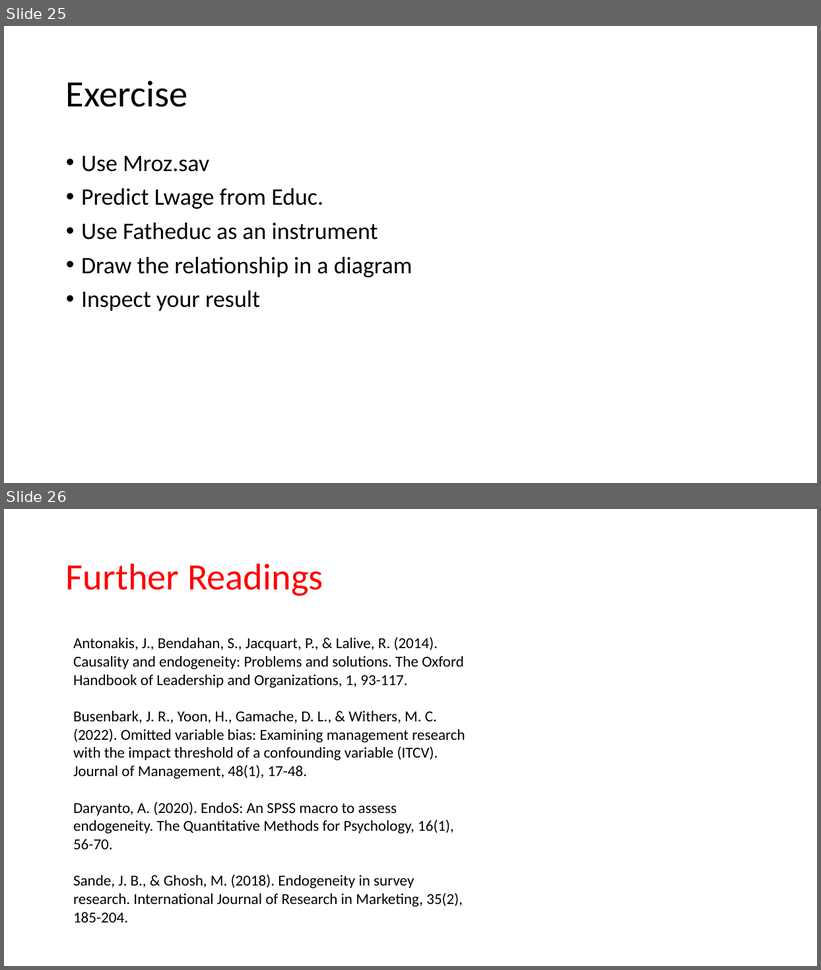
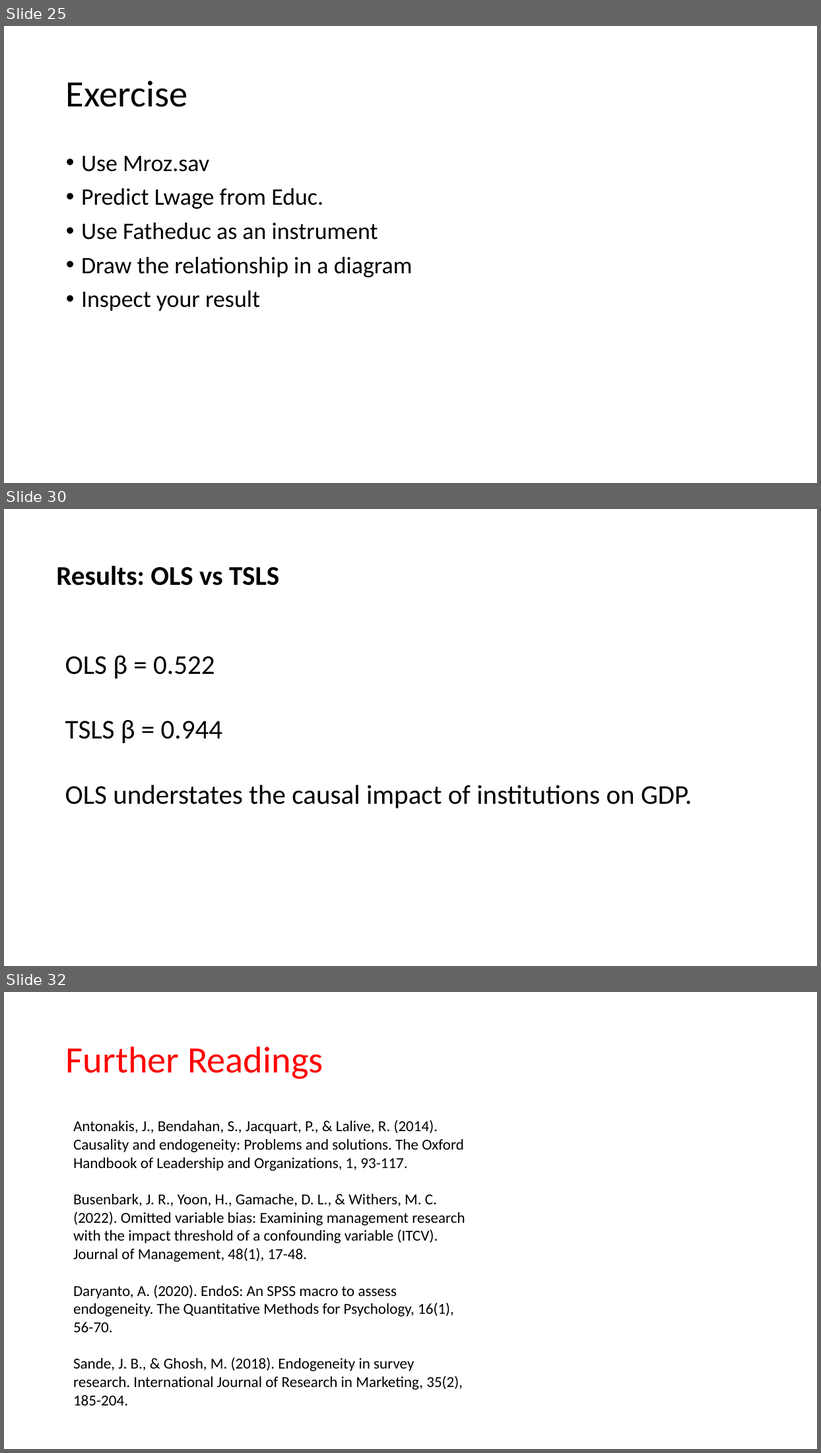
Before and after one commit to ahdar1/FIA, a slide deck: Endogeneity.pptx. Shown one above the other, each under a label of ours: slides 25 and 26 before the commit, slides 25, 30 and 32 after it; the slides between them are not shown. The pictures are 821x970 and 821x1453 pixels, drawn with LibreOffice and Linux fonts; fonts in the diff are those of the drawing. Boxes give left, top, right and bottom in pixels: in the first picture for what was removed or moved away, otherwise in the second. Text is boxed around its words. In the diff, an @@ line names an element or a change of style, - is before the commit and + after.

```diff
--- a/Endogeneity.pptx
+++ b/Endogeneity.pptx
@@ slide 30 added at [4,509,817,966], background #FFFFFF @@
@@ text added at [56,566,279,586], 32 pt, text #000000, bold @@
+Results: OLS vs TSLS
@@ text added at [65,656,692,809], 32 pt, text #000000 @@
+OLS β = 0.522
+TSLS β = 0.944
+OLS understates the causal impact of institutions on GDP.
@@ what was slide 26 is now slide 32 @@
```
Also in this commit, not shown: 5 other slides added.
